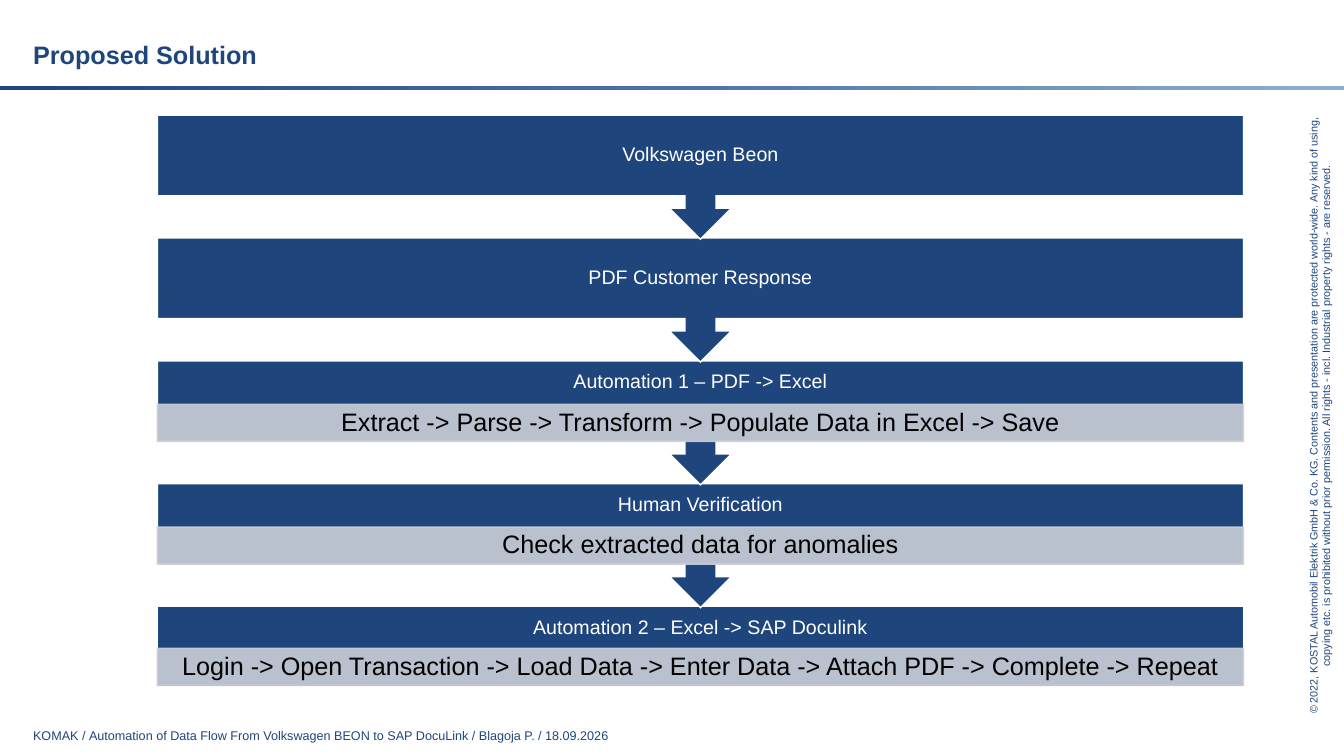
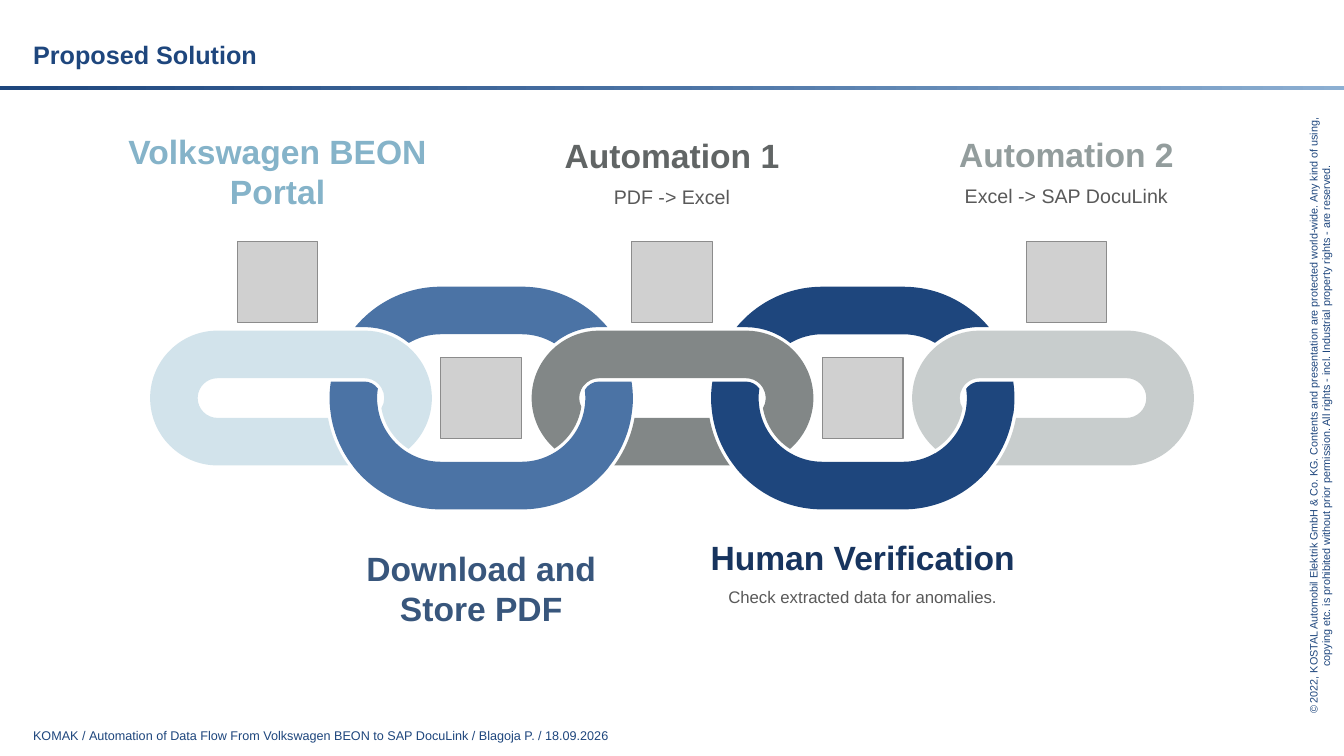
Before and after one commit to balepavleski78/pdf-report-automation, a slide deck: slide 5 of Presentation.pptx. Drawn at 1344x756 pixels with LibreOffice and Linux fonts; fonts in the diff are those of the drawing; grey boxes stand for pictures; background and template pictures are left out. Boxes give left, top, right and bottom in pixels: in the first picture for what was removed or moved away, otherwise in the second. Text is boxed around its words. In the diff, an @@ line names an element or a change of style, - is before the commit and + after.

```diff
--- a/Presentation.pptx
+++ b/Presentation.pptx
@@ group removed at (x1=157, y1=115, x2=1244, y2=688): 4 rectangles, 4 up arrow callouts, 3 texts @@
-Login -> Open Transaction -> Load Data -> Enter Data -> Attach PDF -> Complete -> Repeat
-Extract -> Parse -> Transform -> Populate Data in Excel -> Save
-PDF Customer Response
@@ text "Volkswagen BEON Portal" at (x1=128, y1=139, x2=426, y2=204): vertical alignment middle to bottom @@
@@ text at (x1=128, y1=139, x2=426, y2=204): text changed; size 14 to 24 pt; text colour #FFFFFF to #85B3C9; bold on @@
-Volkswagen Beon
+Volkswagen BEON Portal
@@ text "Automation 1" at (x1=565, y1=143, x2=780, y2=169): vertical alignment middle to bottom @@
@@ text at (x1=565, y1=143, x2=780, y2=169): text changed; size 14 to 24 pt; text colour #FFFFFF to #616565; bold on @@
-Automation 1 – PDF -> Excel
+Automation 1
@@ text added at (x1=959, y1=143, x2=1174, y2=167), 24 pt, text #939D9D, bold @@
+Automation 2
@@ text "Excel -> SAP DocuLink" at (x1=965, y1=189, x2=1168, y2=203): vertical alignment middle to top @@
@@ text added at (x1=614, y1=190, x2=730, y2=204), 14 pt, text #595959 @@
+PDF -> Excel
@@ text at (x1=965, y1=189, x2=1168, y2=203): text changed; text colour #FFFFFF to #595959 @@
-Automation 2 – Excel -> SAP Doculink
+Excel -> SAP DocuLink
@@ picture added at (x1=237, y1=242, x2=318, y2=323) @@
@@ picture added at (x1=632, y1=242, x2=713, y2=323) @@
@@ picture added at (x1=1026, y1=242, x2=1107, y2=323) @@
@@ freeform shape added at (x1=330, y1=286, x2=633, y2=509), fill #4B73A5 @@
@@ freeform shape added at (x1=711, y1=286, x2=1014, y2=509), fill #1E467D @@
@@ freeform shape added at (x1=150, y1=331, x2=432, y2=466), fill #D2E3EB @@
@@ picture added at (x1=441, y1=358, x2=521, y2=439) @@
@@ freeform shape added at (x1=531, y1=331, x2=814, y2=466), fill #828787 @@
@@ picture added at (x1=823, y1=358, x2=903, y2=439) @@
@@ freeform shape added at (x1=912, y1=331, x2=1194, y2=466), fill #C8CDCD @@
@@ text "Human Verification" moved from (x1=618, y1=496, x2=783, y2=511) to (x1=711, y1=545, x2=1015, y2=571) @@
@@ text "Human Verification" at (x1=711, y1=545, x2=1015, y2=571): size 14 to 24 pt, text colour #FFFFFF to #17345E, bold on; line spacing 0.9 to 1; less space between paragraphs; vertical alignment middle to bottom @@
@@ text added at (x1=366, y1=556, x2=596, y2=622), 24 pt, text #38567C, bold @@
+Download and Store PDF
@@ text "Check extracted data for anomalies." at (x1=728, y1=591, x2=997, y2=603): vertical alignment middle to top @@
@@ text at (x1=728, y1=591, x2=997, y2=603): text changed; size 18 to 12 pt; text colour #000000 to #595959 @@
-Check extracted data for anomalies
+Check extracted data for anomalies.
```
Also in this commit, not shown: 5 other slides changed, 1 other file.
